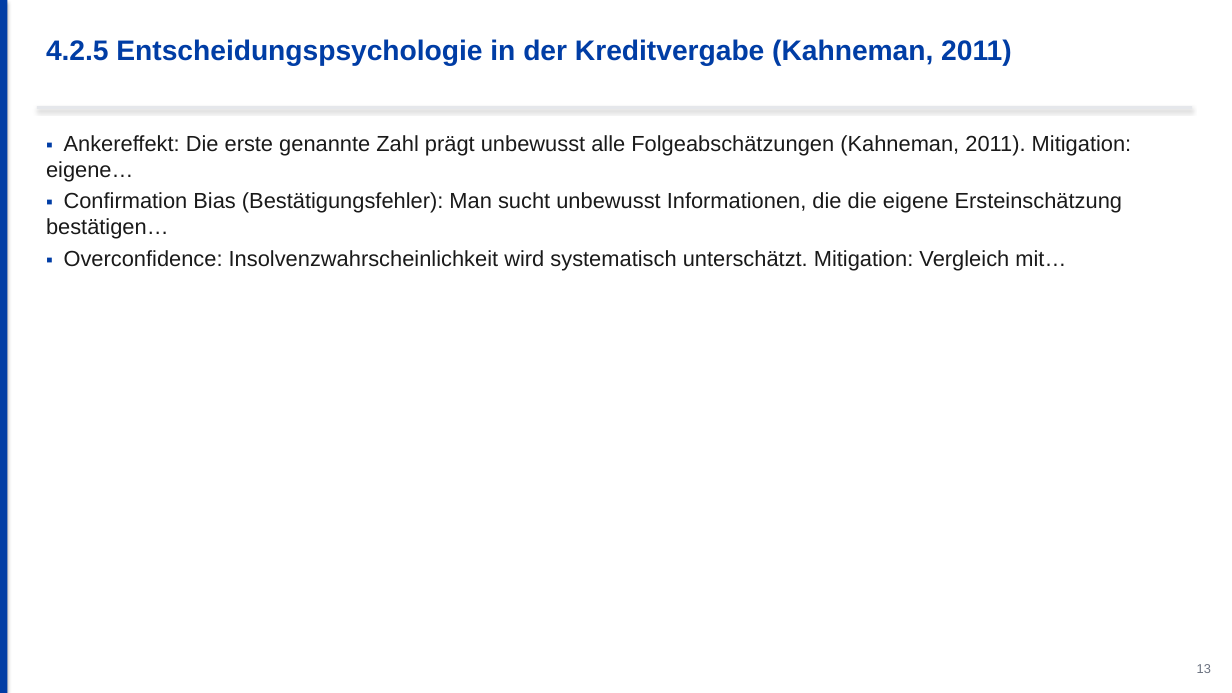
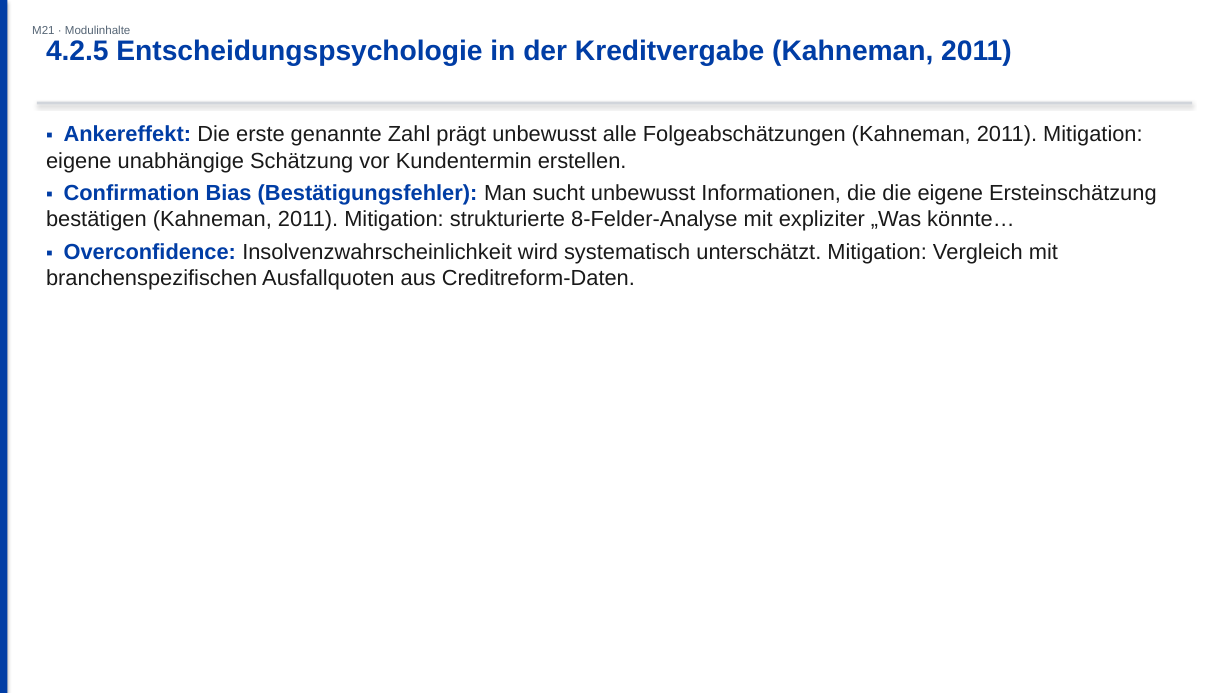
Before and after one commit to ck5rqc47pr-byte/firmenkundenakademie-online, a slide deck: slide 22 of public/downloads/praesentation/M21.pptx (slide 15 before the commit). Drawn at 1232x693 pixels with LibreOffice and Linux fonts; fonts in the diff are those of the drawing. Boxes give left, top, right and bottom in pixels: in the first picture for what was removed or moved away, otherwise in the second. Text is boxed around its words. In the diff, an @@ line names an element or a change of style, - is before the commit and + after.

```diff
--- a/public/downloads/praesentation/M21.pptx
+++ b/public/downloads/praesentation/M21.pptx
@@ text added at <box>32,25,131,34</box>, 9 pt, text #556575 @@
+M21 · Modulinhalte
@@ rectangle: place and size @@
-rectangle at <box>37,106,1192,109</box>
+rectangle at <box>37,102,1192,104</box>
@@ rectangle at <box>37,102,1192,104</box>: fill #E5E7EB to #D1D5DB @@
@@ text at <box>46,125,1157,290</box>: text changed @@
-▪ Ankereffekt: Die erste genannte Zahl prägt unbewusst alle Folgeabschätzungen (Kahneman, 2011). Mitigation: eigene…
-▪ Confirmation Bias (Bestätigungsfehler): Man sucht unbewusst Informationen, die die eigene Ersteinschätzung bestätigen…
-▪ Overconfidence: Insolvenzwahrscheinlichkeit wird systematisch unterschätzt. Mitigation: Vergleich mit…
+▪ Ankereffekt: Die erste genannte Zahl prägt unbewusst alle Folgeabschätzungen (Kahneman, 2011). Mitigation: eigene unabhängige Schätzung vor Kundentermin erstellen.
+▪ Confirmation Bias (Bestätigungsfehler): Man sucht unbewusst Informationen, die die eigene Ersteinschätzung bestätigen (Kahneman, 2011). Mitigation: strukturierte 8-Felder-Analyse mit expliziter „Was könnte…
+▪ Overconfidence: Insolvenzwahrscheinlichkeit wird systematisch unterschätzt. Mitigation: Vergleich mit branchenspezifischen Ausfallquoten aus Creditreform-Daten.
@@ text removed at <box>1197,664,1211,673</box> @@
-13
```
Also in this commit, not shown: 12 other slides changed, 23 slides added, 14 slides removed, 23 other files.
